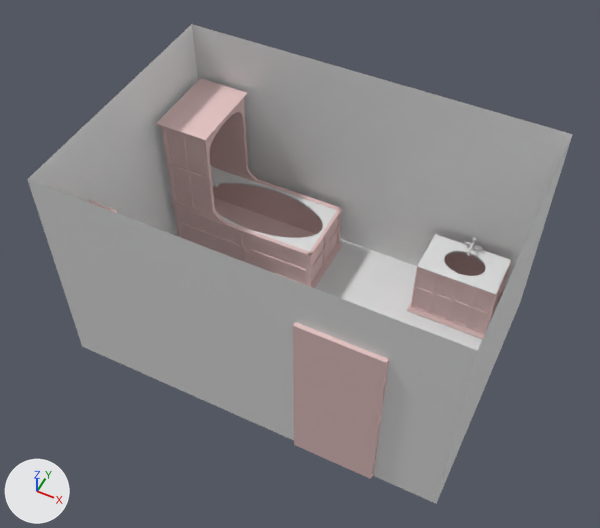
What one commit did to the Blender file Assets/models/bathroom/bathroom02f.blend.
The view is the same before and after, from a 50 mm lens placed at (9.11, -18.77, 27.02), pointed at (-0.03, -0.49, 4.18). Every picture has the same lights, and +X, +Y and +Z are marked at lower left.

The older version as bpy lines, for what is in view:
```python
ob_ceiling = bpy.data.objects.new('ceiling', me_plane_009)
ob_ceiling.location = (0.0, 0.0, 9.0)
ob_ceiling.rotation_euler = (3.142, 0.0, 0.0)  # degrees (180, 0, 0)
ob_ceiling.scale = (7.5, 5.0, 1.0)
ob_tub_basin_002 = bpy.data.objects.new('tub_basin.002', me_icosphere_001)
ob_tub_basin_002.parent = ob_toilet
ob_tub_basin_002.location = (-5.894, -2.0, 1.436)
ob_tub_basin_002.scale = (0.284, 0.473, 0.436)
ob_wall_e = bpy.data.objects.new('wall_e', me_plane_007)
ob_wall_e.location = (7.5, 0.0, 4.5)
ob_wall_e.rotation_euler = (1.571, 0.0, -1.571)  # degrees (90, 0, -90)
ob_wall_e.scale = (5.0, 4.5, 1.0)
ob_wall_n = bpy.data.objects.new('wall_n', me_plane_005)
ob_wall_n.location = (0.0, 5.0, 4.5)
ob_wall_n.rotation_euler = (1.571, 0.0, 0.0)  # degrees (90, 0, 0)
ob_wall_n.scale = (7.5, 4.5, 1.0)
ob_wall_s = bpy.data.objects.new('wall_s', me_plane_006)
ob_wall_s.location = (0.0, -5.0, 4.5)
ob_wall_s.rotation_euler = (1.571, 0.0, 3.142)  # degrees (90, 0, 180)
ob_wall_s.scale = (7.5, 4.5, 1.0)
ob_wall_s_001 = bpy.data.objects.new('wall_s.001', me_plane_010)
ob_wall_s_001.location = (5.07, -5.0, 4.5)
ob_wall_s_001.rotation_euler = (1.571, 0.0, 3.142)  # degrees (90, 0, 180)
ob_wall_s_001.scale = (7.5, 4.5, 1.0)
# also in view: 'stall_top_trim' at (-6.12, 3.15, 6.62); 'floor' at (0.0, 0.0, 0.0); 'sink_base' at (5.14, 3.62, 1.44); 'wall_w' at (-7.5, 0.0, 4.5); 'shower_stall' at (-6.12, 3.15, 4.41)
```
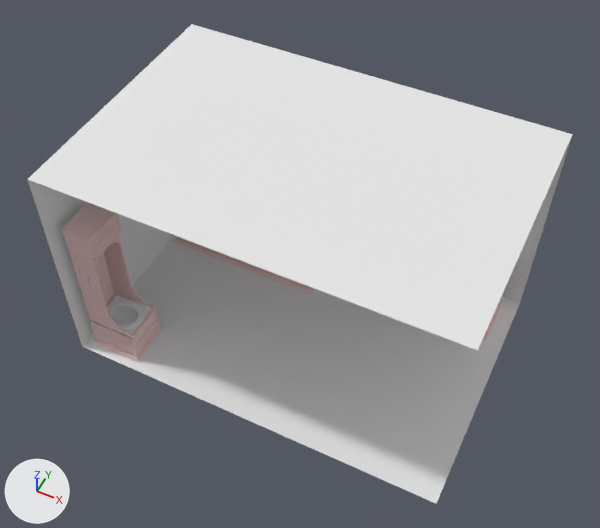
The edits, one by one:
Object 'ceiling' (ob_ceiling) is now shown.
Object 'wall_s.001' (ob_wall_s_001) is now hidden.
Object 'wall_e' (ob_wall_e) is now hidden.
Object 'wall_s' (ob_wall_s) is now hidden.
Object 'tub_basin.002' (ob_tub_basin_002) is now shown.

Pixel boxes [x1, y1, x2, y2] of what changed, in the pictures (600 x 528 px):
'ceiling', shown
    after: [28, 24, 573, 350]
'wall_s', hidden
    before: [27, 179, 478, 503]
'wall_s.001', hidden
    before: [293, 322, 389, 479]
'wall_e', hidden
    before: [437, 137, 572, 501]
'tub_basin.002', shown
    after: [112, 306, 138, 324]
'floor', unchanged, uncovered by the edit
    before: [175, 233, 483, 350]
    after: [82, 235, 520, 503]
'wall_n', unchanged, covered by the edit
    before: [192, 24, 573, 292]
    after: [502, 137, 572, 303]
'wall_w', unchanged, covered by the edit
    before: [28, 24, 198, 235]
    after: [27, 179, 174, 346]
'tube_base', unchanged, covered by the edit
    before: [174, 184, 341, 287]
    after: [178, 237, 311, 289]
